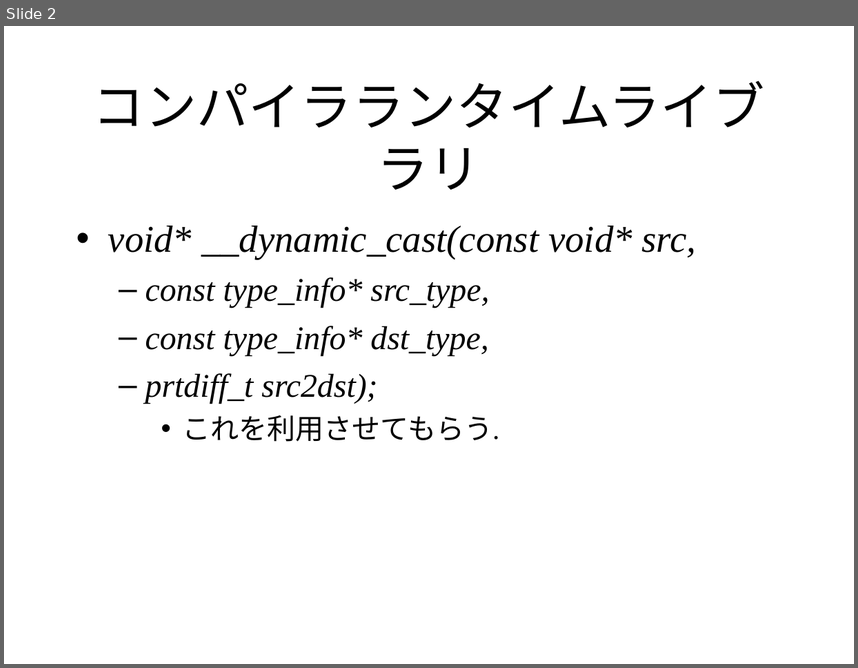
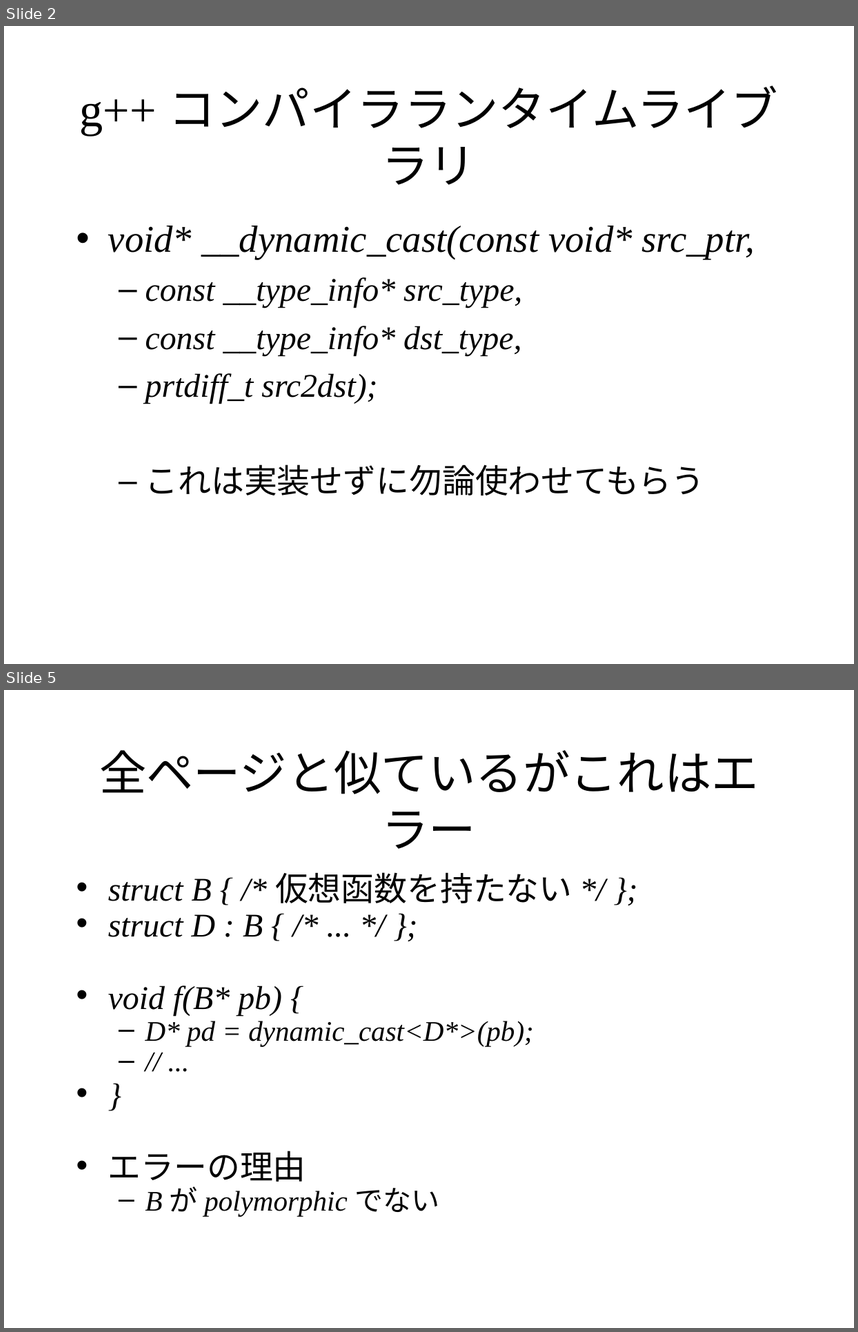
Before and after one commit to KeiHasegawa/cxx_doc, a slide deck: 29_dynamic_cast.ppt. Shown one above the other, each under a label of ours: slide 2 before the commit, slides 2 and 5 after it; the slides between them are not shown. The pictures are 858x668 and 858x1332 pixels, drawn with LibreOffice and Linux fonts; fonts in the diff are those of the drawing. Boxes give left, top, right and bottom in pixels: in the first picture for what was removed or moved away, otherwise in the second. Text is boxed around its words. In the diff, an @@ line names an element or a change of style, - is before the commit and + after.

```diff
--- a/29_dynamic_cast.ppt
+++ b/29_dynamic_cast.ppt
@@ slide 5 added at bbox=[4, 690, 854, 1328], background #FFFFFF @@
@@ title added at bbox=[99, 750, 759, 849], 40 pt, text #000000 @@
+全ページと似ているがこれはエラー
@@ text added at bbox=[108, 872, 573, 1216], 28 pt, text #000000, italic @@
+• struct B { /* 仮想函数を持たない */ };
+• struct D : B { /* ... */ };
+• void f(B* pb) {
+  – D* pd = dynamic_cast<D*>(pb);
+  – // ...
+• }
+• エラーの理由
+  – B が polymorphic でない
@@ slide 2 changed as well @@
@@ title at bbox=[80, 85, 778, 185]: text changed; size 44 to 40 pt @@
-コンパイラランタイムライブラリ
+g++ コンパイラランタイムライブラリ
@@ text at bbox=[108, 225, 755, 356]: text changed @@
-• void* __dynamic_cast(const void* src,
-  – const type_info* src_type,
-  – const type_info* dst_type,
+• void* __dynamic_cast(const void* src_ptr,
+  – const __type_info* src_type,
+  – const __type_info* dst_type,
@@ text at bbox=[145, 464, 705, 495]: text changed; size 24 to 28 pt @@
-    • これを利用させてもらう.
+  – これは実装せずに勿論使わせてもらう
```
Also in this commit, not shown: 1 other slide changed, 5 other slides added, 3 other files.
